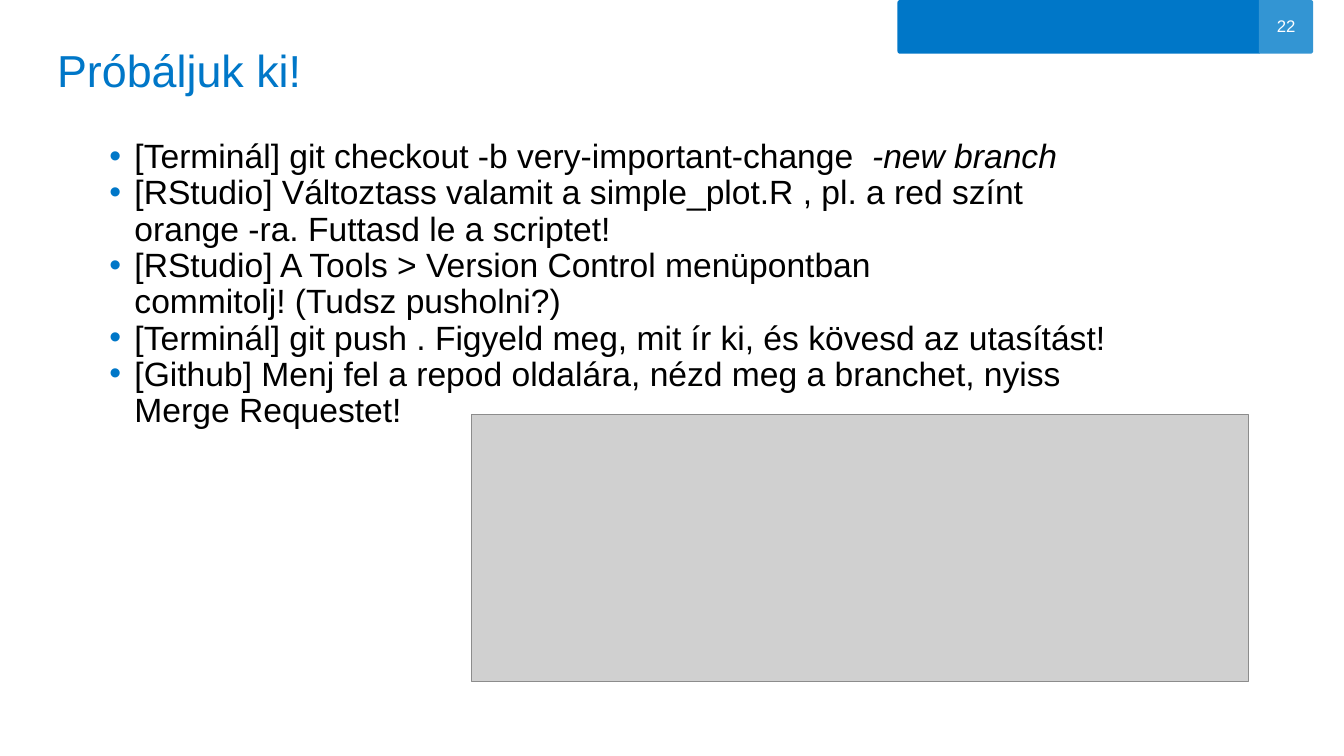
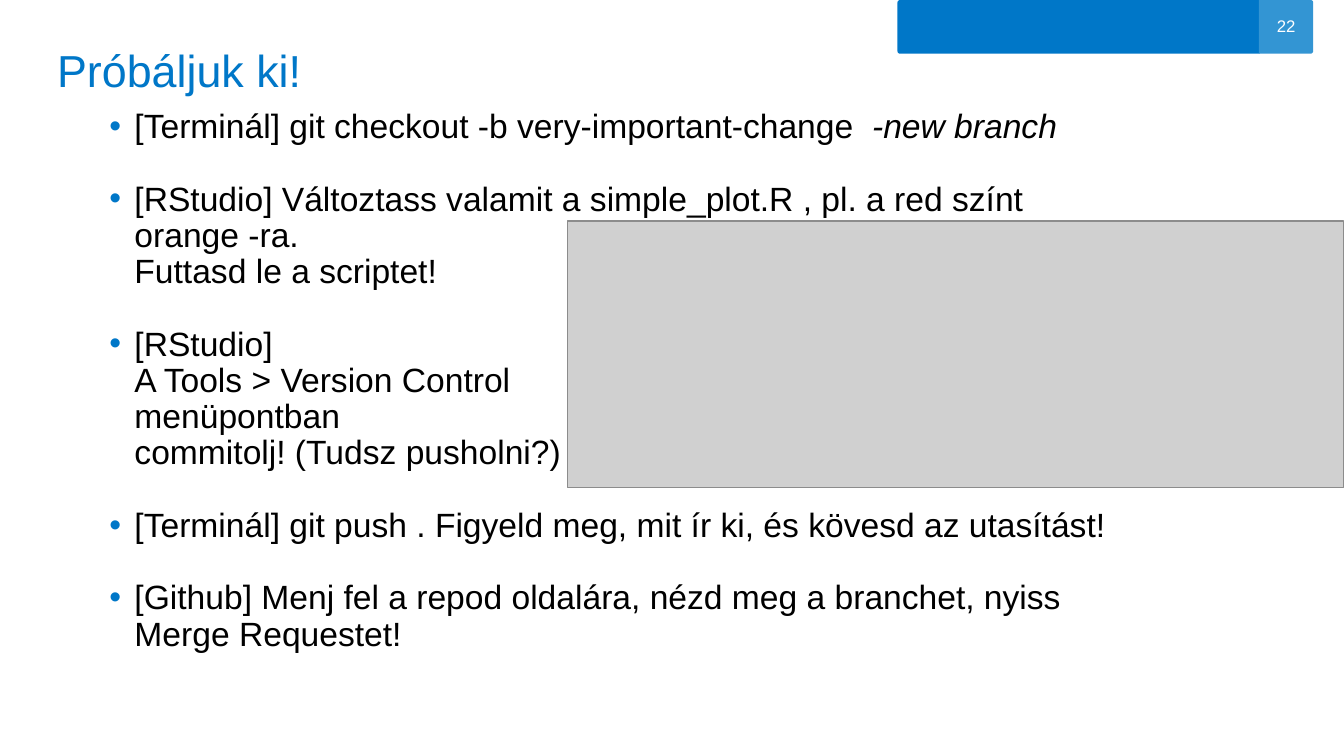
Before and after one commit to oerika1988/aegon-git-tutorial, a slide deck: slide 22 of GIT.pptx. Drawn at 1344x756 pixels with LibreOffice and Linux fonts; fonts in the diff are those of the drawing; grey boxes stand for pictures; background and template pictures are left out. Boxes give left, top, right and bottom in pixels: in the first picture for what was removed or moved away, otherwise in the second. Text is boxed around its words. In the diff, an @@ line names an element or a change of style, - is before the commit and + after.

```diff
--- a/GIT.pptx
+++ b/GIT.pptx
@@ text "[Terminál] git checkout -b very-important-change ..." rewrapped from (134,143,1105,429) to (134,113,1105,653) @@
@@ picture: place and size @@
-picture at (472,414,1248,682)
+picture at (568,221,1344,488)
```
Also in this commit, not shown: 2 other slides changed.
